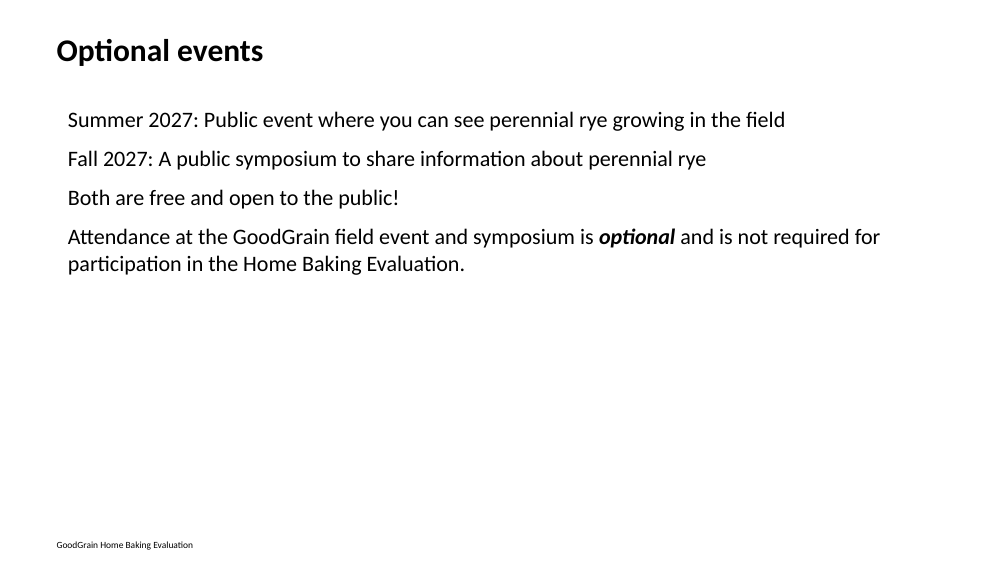
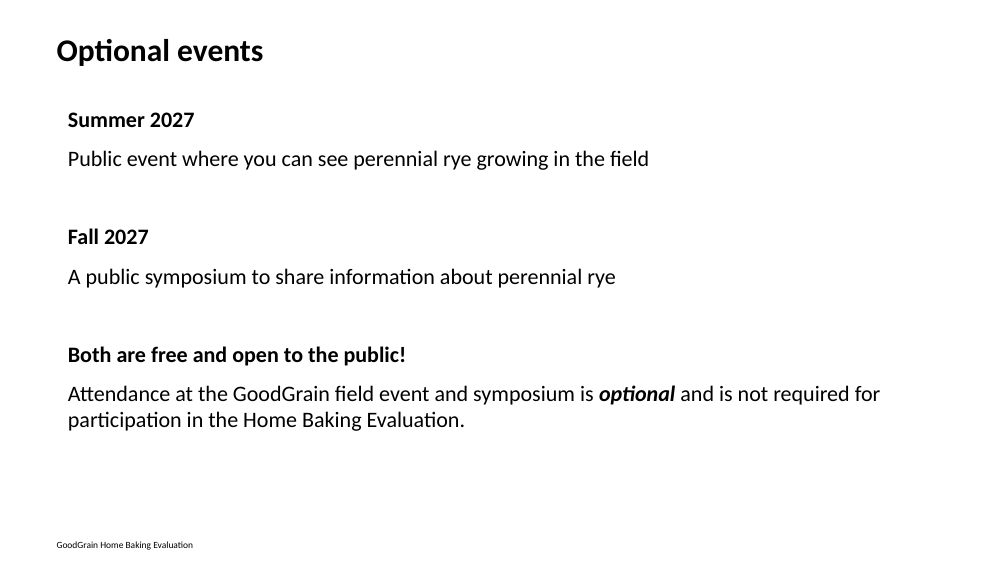
Before and after one commit to vanichols/GoodGrain, a slide deck: slide 10 of documents/informational sheet power point.pptx (slide 8 before the commit). Drawn at 1008x567 pixels with LibreOffice and Linux fonts; fonts in the diff are those of the drawing. Boxes give left, top, right and bottom in pixels: in the first picture for what was removed or moved away, otherwise in the second. Text is boxed around its words. In the diff, an @@ line names an element or a change of style, - is before the commit and + after.

Commit message:
events page etc

```diff
--- a/documents/informational sheet power point.pptx
+++ b/documents/informational sheet power point.pptx
@@ text at bbox=[68, 112, 649, 288]: text changed @@
-Summer 2027: Public event where you can see perennial rye growing in the field
-Fall 2027: A public symposium to share information about perennial rye
+Summer 2027
+Public event where you can see perennial rye growing in the field
+Fall 2027
+A public symposium to share information about perennial rye
@@ text at bbox=[68, 346, 407, 366]: bold on in "Both are free and open to the ..." @@
```
Also in this commit, not shown: 13 other slides changed, 2 slides added, 4 other files.
